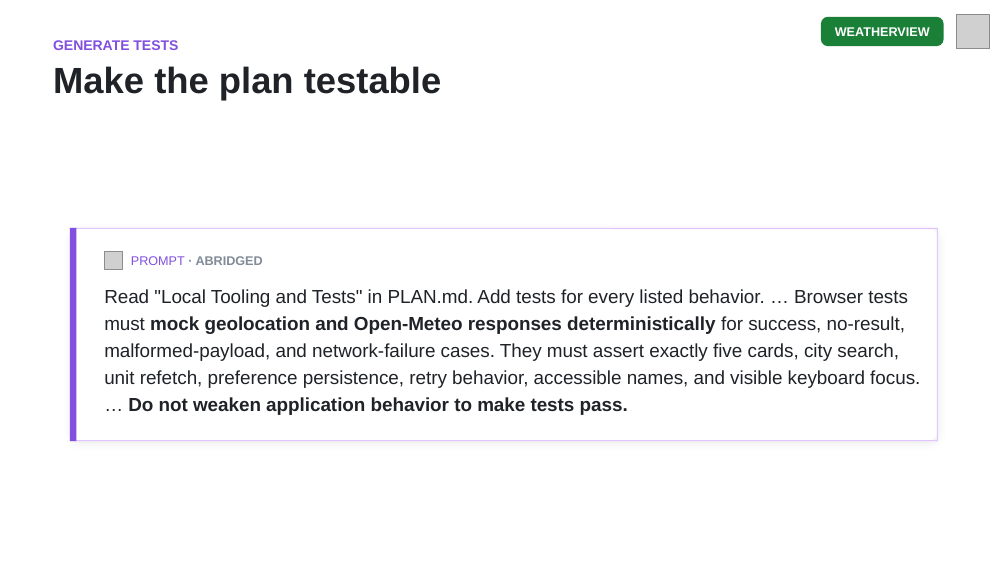
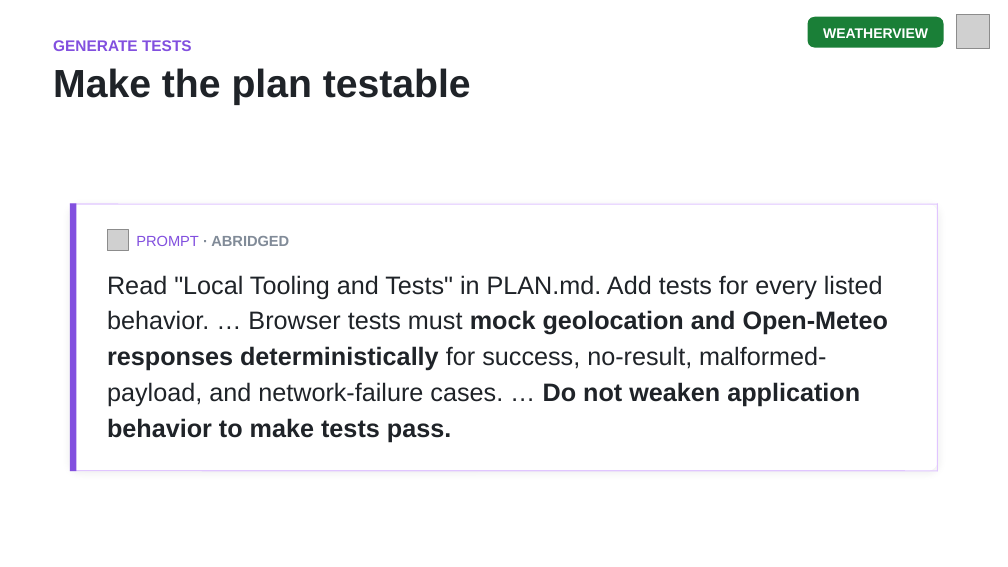
Before and after one commit to DanWahlin/agentic-journeys, a slide deck: slide 15 of slides/01-weather-view.pptx. Drawn at 1008x567 pixels with LibreOffice and Linux fonts; fonts in the diff are those of the drawing; grey boxes stand for pictures. Boxes give left, top, right and bottom in pixels: in the first picture for what was removed or moved away, otherwise in the second. Text is boxed around its words. In the diff, an @@ line names an element or a change of style, - is before the commit and + after.

```diff
--- a/slides/01-weather-view.pptx
+++ b/slides/01-weather-view.pptx
@@ rounded rectangle at (807,17,943,48): proportions changed @@
@@ rounded rectangle: place and size @@
-rounded rectangle at (821,17,943,46)
+rounded rectangle at (807,17,943,48)
@@ text "WEATHERVIEW": place and size @@
-text "WEATHERVIEW" at (835,27,930,36)
+text "WEATHERVIEW" at (823,28,928,38)
@@ text "WEATHERVIEW" at (823,28,928,38): size 9 to 10 pt @@
@@ text "GENERATE TESTS" at (53,40,192,51): size 10 to 11 pt @@
@@ text "Make the plan testable" at (53,68,471,105): size 26 to 28 pt; line spacing 31pt to 33pt @@
@@ rounded rectangle: place and size @@
-rounded rectangle at (70,228,937,442)
+rounded rectangle at (70,204,937,472)
@@ rounded rectangle at (70,204,937,472): proportions changed @@
@@ line moved from (70, 229) - (938, 229) to (70, 204) - (938, 204) @@
@@ line moved from (74, 228) - (74, 442) to (74, 204) - (74, 472) @@
@@ line moved from (937, 228) - (937, 442) to (937, 204) - (937, 472) @@
@@ picture: place and size @@
-picture at (104,251,122,269)
+picture at (107,230,128,251)
@@ text "PROMPT · ABRIDGED": place and size @@
-text "PROMPT · ABRIDGED" at (131,256,263,265)
+text "PROMPT · ABRIDGED" at (136,236,289,246)
@@ text "PROMPT · ABRIDGED" at (136,236,289,246): size 9 to 10.5 pt @@
@@ text at (107,275,888,442): text changed; size 13.5 to 18 pt @@
-Read "Local Tooling and Tests" in PLAN.md. Add tests for every listed behavior. … Browser tests must mock geolocation and Open-Meteo responses deterministically for success, no-result, malformed-payload, and network-failure cases. They must assert exactly five cards, city search, unit refetch, preference persistence, retry behavior, accessible names, and visible keyboard focus. … Do not weaken application behavior to make tests pass.
+Read "Local Tooling and Tests" in PLAN.md. Add tests for every listed behavior. … Browser tests must mock geolocation and Open-Meteo responses deterministically for success, no-result, malformed-payload, and network-failure cases. … Do not weaken application behavior to make tests pass.
@@ line moved from (70, 440) - (938, 440) to (70, 471) - (938, 471) @@
```
Also in this commit, not shown: 23 other slides changed, 7 other files.
